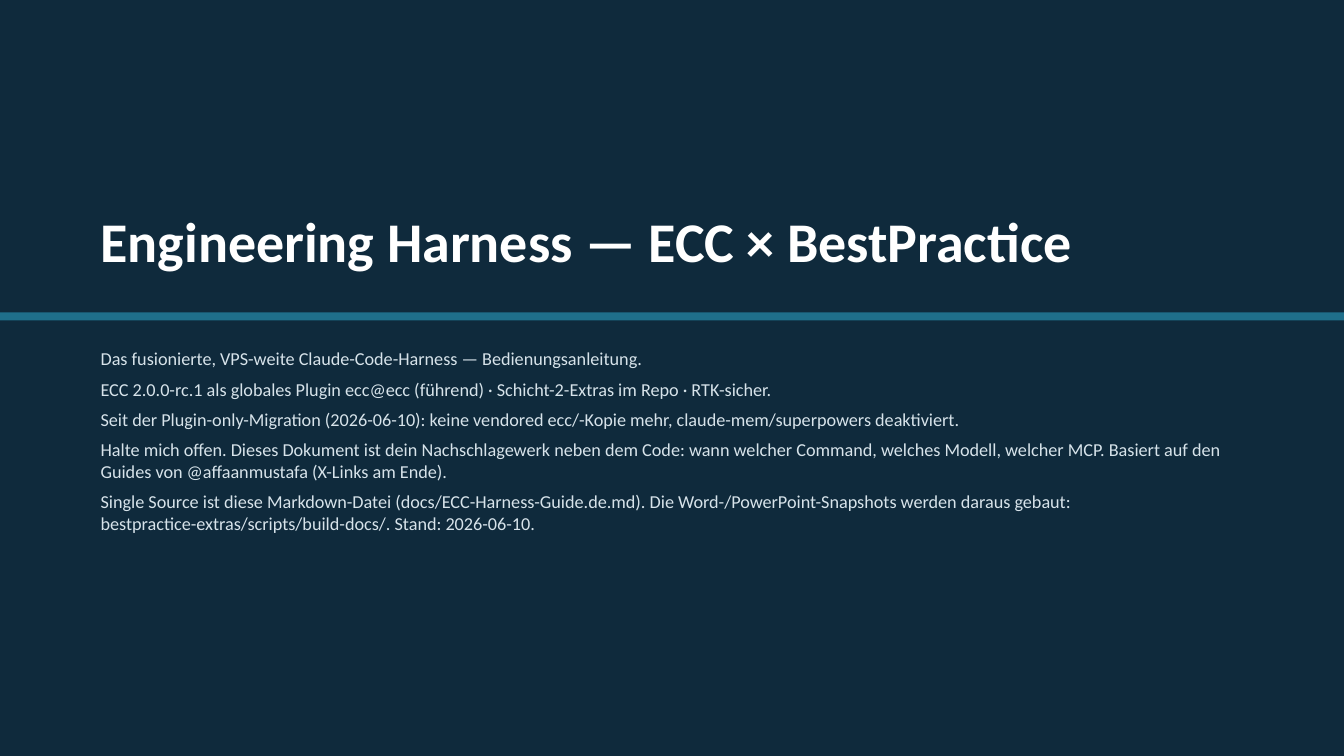
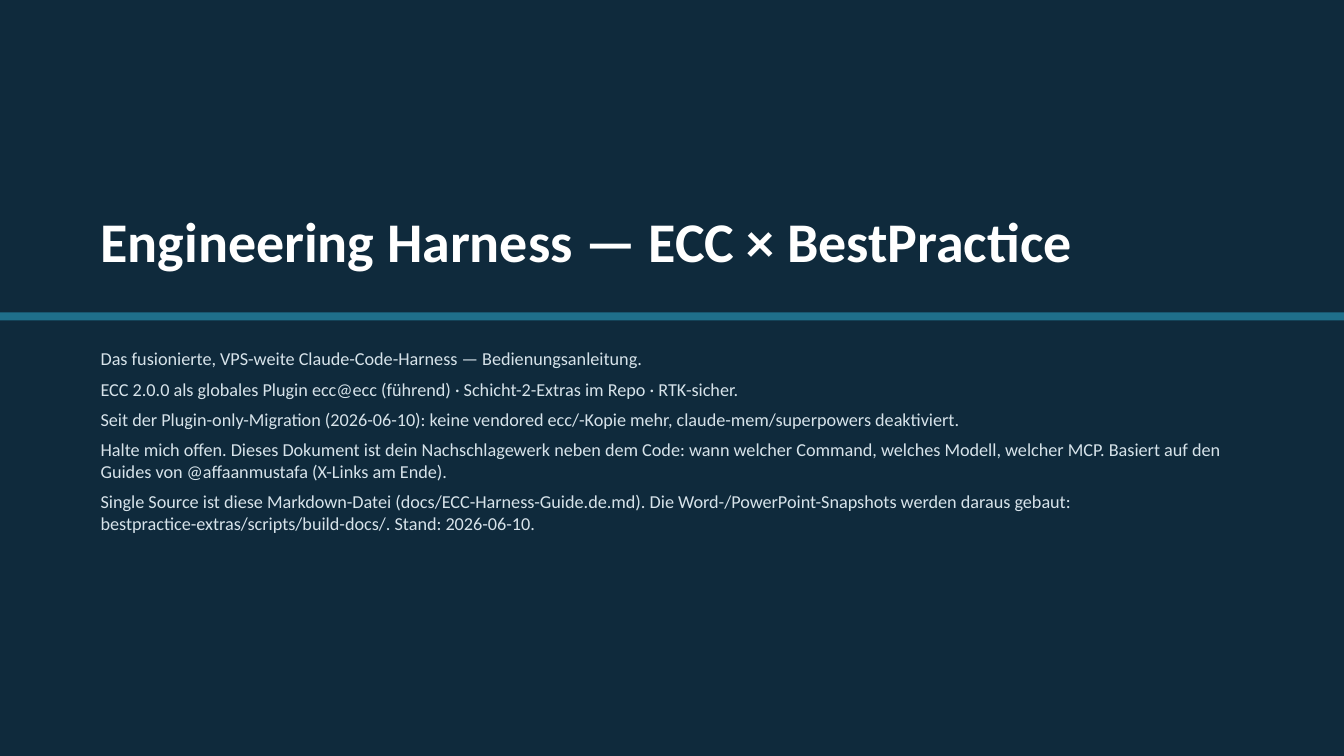
Before and after one commit to Paulee8155/Claude-Code-BestPractice, a slide deck: slide 1 of docs/ECC-Harness-Guide.de.pptx. Drawn at 1344x756 pixels with LibreOffice and Linux fonts; fonts in the diff are those of the drawing. Boxes give left, top, right and bottom in pixels: in the first picture for what was removed or moved away, otherwise in the second. Text is boxed around its words. In the diff, an @@ line names an element or a change of style, - is before the commit and + after.

```diff
--- a/docs/ECC-Harness-Guide.de.pptx
+++ b/docs/ECC-Harness-Guide.de.pptx
@@ text at (101, 383, 738, 399): text changed @@
-ECC 2.0.0-rc.1 als globales Plugin ecc@ecc (führend) · Schicht-2-Extras im Repo · RTK-sicher.
+ECC 2.0.0 als globales Plugin ecc@ecc (führend) · Schicht-2-Extras im Repo · RTK-sicher.
```
Also in this commit, not shown: 8 other slides changed, 2 slides added, 10 other files.
